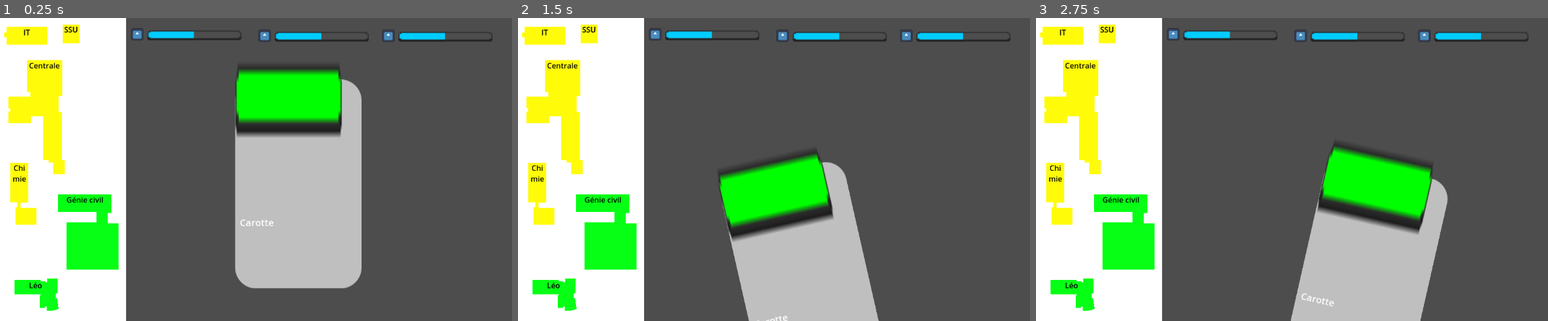
Above: before the commit, frames 1-3 (left to right).
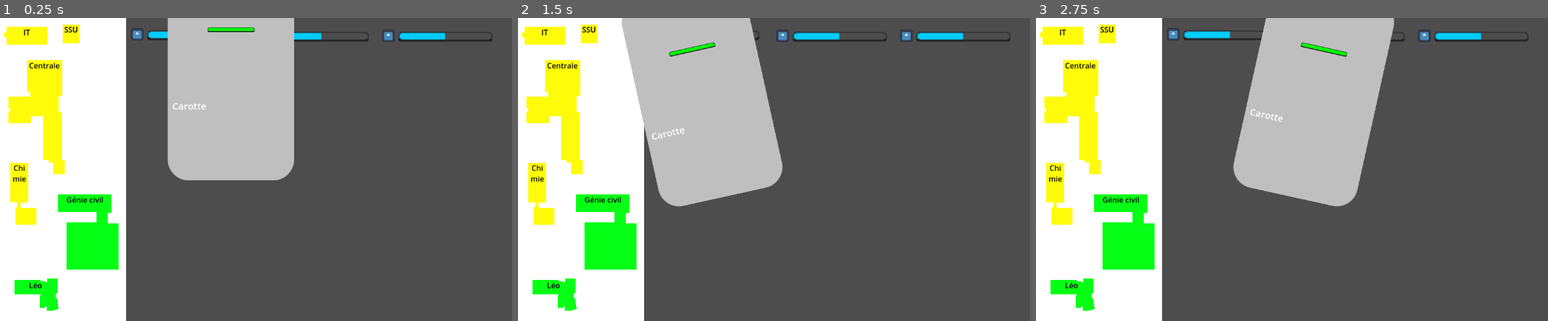
Above: after the commit, the same moments.

Repository: Spidermatou/The-Schu-Man
Game: Godot game, scene res://scenes/manager/manager.tscn
Same seed, same stepped clock (60 frames per second), same inputs: the game is played once before the commit and once after it. The engine's default icon, where the game draws it, is replaced by a stand-in: a white triangle on a blue panel in a dark square.
Inputs:
- Up to frame 1 (0.25 s): no input
- Up to frame 2 (1.5 s): tap Enter at 0.5 s; hold Right 0.53-1.28 s; tap Space at 1.25 s; hold Left from 1.28 s (still down)
- Up to frame 3 (2.75 s): tap Enter at 2 s; release Left at 2.03 s; hold Right from 2.03 s (still down)

The runs differ from the first frame. In frame 1, 25% of the frame differs, in the area x 32-71%, y 0-90%; in frame 2, 27%, in the area x 20-71%, y 0-100%; in frame 3, 27%.

Commit message:
Fixed decision card

Diff:
--- a/The Schu-Man/scenes/DecisionCard/DecisionCard.gd
+++ b/The Schu-Man/scenes/DecisionCard/DecisionCard.gd
@@ -3,65 +3,59 @@
 signal peakToRight
 signal peakToLeft
 signal cardChosen(value : bool)
-# Called when the node enters the scene tree for the first time.
-func _ready():
-	setImage(load("res://icon.svg"))
-	setDialog("Un texte")
+
+@onready var card : Sprite2D = $Card
+
+var right_arrow_pressed : bool = false
+var left_arrow_pressed : bool = false
 
 func setImage(newImage : Texture2D):
-	var image = get_node("DecisionCardImage")
+	var image = $Card/DecisionCardImage
 	if newImage != null:
 		image.texture = newImage
 	else:
 		print("La texture fournie est nulle.")
 
 func setDialog(dialog : String):
-	$DialogBox.text = dialog
-
-var right_arrow_pressed = 0
-var left_arrow_pressed = 0
-var pos = get_position()
+	$Card/DialogBox.text = dialog
 
 func _input(event):
 	if event is InputEventKey:
+		if event.pressed:
 
-		if event.pressed:
-			if event.keycode == KEY_RIGHT and right_arrow_pressed == 0:
-				var newpos = Vector2(pos.x+100, pos.y-40)
-				set_position(newpos)
-				rotation_degrees = 12.8
-				left_arrow_pressed = 0
-				right_arrow_pressed += 1
+			if event.keycode == KEY_RIGHT and !right_arrow_pressed:
+				card.position = Vector2(100, 40)
+				card.rotation_degrees = 12.5
+
+				left_arrow_pressed = false
+				right_arrow_pressed = true
+
 				peakToRight.emit()
-				print(peakToRight)
 				return
 
-			if event.keycode == KEY_LEFT and left_arrow_pressed == 0:
-				var newpos = Vector2(pos.x-100, pos.y+30)
-				set_position(newpos)
-				rotation_degrees = -12.8
-				right_arrow_pressed = 0
-				left_arrow_pressed += 1
+			if event.keycode == KEY_LEFT and !left_arrow_pressed:
+				card.position = Vector2(-100, 40)
+				card.rotation_degrees = -12.5
+
+				right_arrow_pressed = false
+				left_arrow_pressed = true
+
 				peakToLeft.emit()
-				print(peakToLeft)
 				return
 
-			if event.keycode == KEY_RIGHT and right_arrow_pressed == 1:
-				set_position(pos)
-				rotation_degrees = 0
-				right_arrow_pressed = 0
+			if event.keycode == KEY_RIGHT and right_arrow_pressed:
+				card.position = Vector2(0,0)
+				card.rotation_degrees = 0
+
+				right_arrow_pressed = false
 				cardChosen.emit(true)
-				print(cardChosen)
 				return
 
-			if event.keycode == KEY_LEFT and left_arrow_pressed == 1:
-				set_position(pos)
-				rotation_degrees = 0
-				left_arrow_pressed = 0
+			if event.keycode == KEY_LEFT and left_arrow_pressed:
+				card.position = Vector2(0,0)
+				card.rotation_degrees = 0
+
+				left_arrow_pressed = false
+
 				cardChosen.emit(false)
-				print(cardChosen)
 				return
-
-# Called every frame. 'delta' is the elapsed time since the previous frame.
-func _process(delta):
-	pass
--- a/The Schu-Man/scenes/DecisionCard/DecisionCard.tscn
+++ b/The Schu-Man/scenes/DecisionCard/DecisionCard.tscn
@@ -1,25 +1,28 @@
-[gd_scene load_steps=4 format=3 uid="uid://blt583utyr0k"]
+[gd_scene load_steps=3 format=3 uid="uid://blt583utyr0k"]
 
 [ext_resource type="Texture2D" uid="uid://dsvpka5atdxeb" path="res://scenes/DecisionCard/Card.svg" id="1_ramq0"]
-[ext_resource type="Script" path="res://scenes/DecisionCard/DecisionCard.gd" id="2_jqjsp"]
-[ext_resource type="Script" path="res://scenes/DecisionCard/DecisionCardImage.gd" id="3_vpt4u"]
+[ext_resource type="Script" path="res://scenes/DecisionCard/DecisionCard.gd" id="3_vpt4u"]
 
 [node name="DecisionCard" type="Node2D"]
-script = ExtResource("2_jqjsp")
+script = ExtResource("3_vpt4u")
 
 [node name="Card" type="Sprite2D" parent="."]
-position = Vector2(144, 231)
 texture = ExtResource("1_ramq0")
 
-[node name="DecisionCardImage" type="Sprite2D" parent="."]
-position = Vector2(25, 50)
-scale = Vector2(238, 238)
-script = ExtResource("3_vpt4u")
+[node name="DecisionCardImage" type="Sprite2D" parent="Card"]
+position = Vector2(0, -100)
 
-[node name="DialogBox" type="RichTextLabel" parent="."]
-offset_left = 19.0
-offset_top = 299.0
-offset_right = 269.0
-offset_bottom = 417.0
+[node name="DialogBox" type="RichTextLabel" parent="Card"]
+anchors_preset = 8
+anchor_left = 0.5
+anchor_top = 0.5
+anchor_right = 0.5
+anchor_bottom = 0.5
+offset_left = -260.0
+offset_top = -173.5
+offset_right = -10.0
+offset_bottom = -73.5
+grow_horizontal = 2
+grow_vertical = 2
 theme_override_font_sizes/normal_font_size = 20
 text = "Je test pour voir le dialogue si tout passe bien parfait j'aime bien"
--- a/The Schu-Man/scenes/DecisionCard/DecisionCardImage.gd
+++ /dev/null
@@ -1,29 +0,0 @@
-extends Sprite2D
-
-var maxSize = Vector2(238, 238)
-
-
-# Called when the node enters the scene tree for the first time.
-func _ready():
-	pass
-
-
-func set_max_size():
-	var texture_size = texture.get_size()
-	var scale = Vector2(1, 1)
-	if texture_size.x > maxSize.x:
-		scale.x = maxSize.x / texture_size.x
-	if texture_size.y > maxSize.y:
-		scale.y = maxSize.y / texture_size.y
-	if texture_size.x < maxSize.x:
-		scale.x = maxSize.x / texture_size.x
-	if texture_size.y / maxSize.y:
-		scale.y = maxSize.y / texture_size.y
-	set_scale(scale)
-	set_position(Vector2(17+texture_size.x, 20+texture_size.y))
-
-
-
-# Called every frame. 'delta' is the elapsed time since the previous frame.
-func _process(delta):
-	set_max_size()
